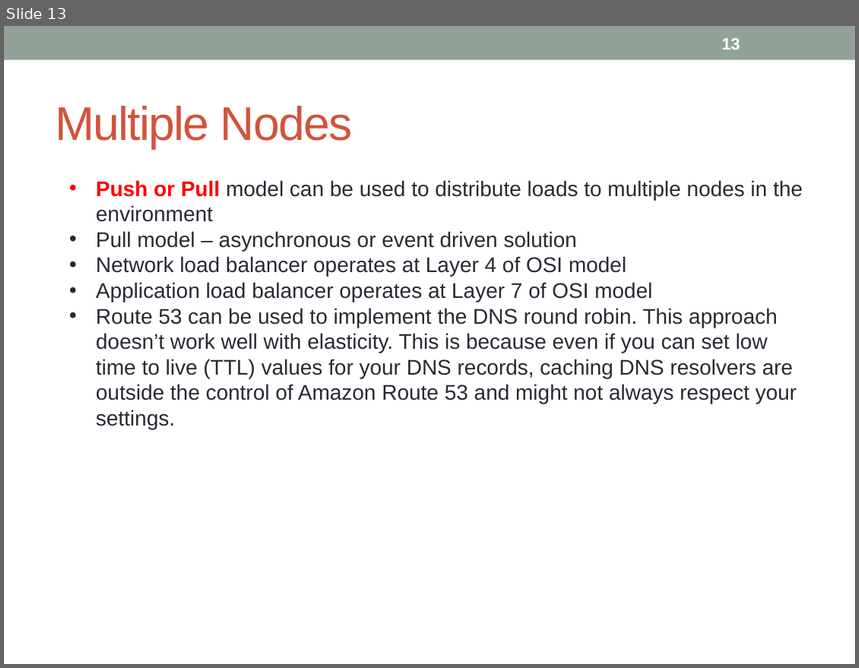
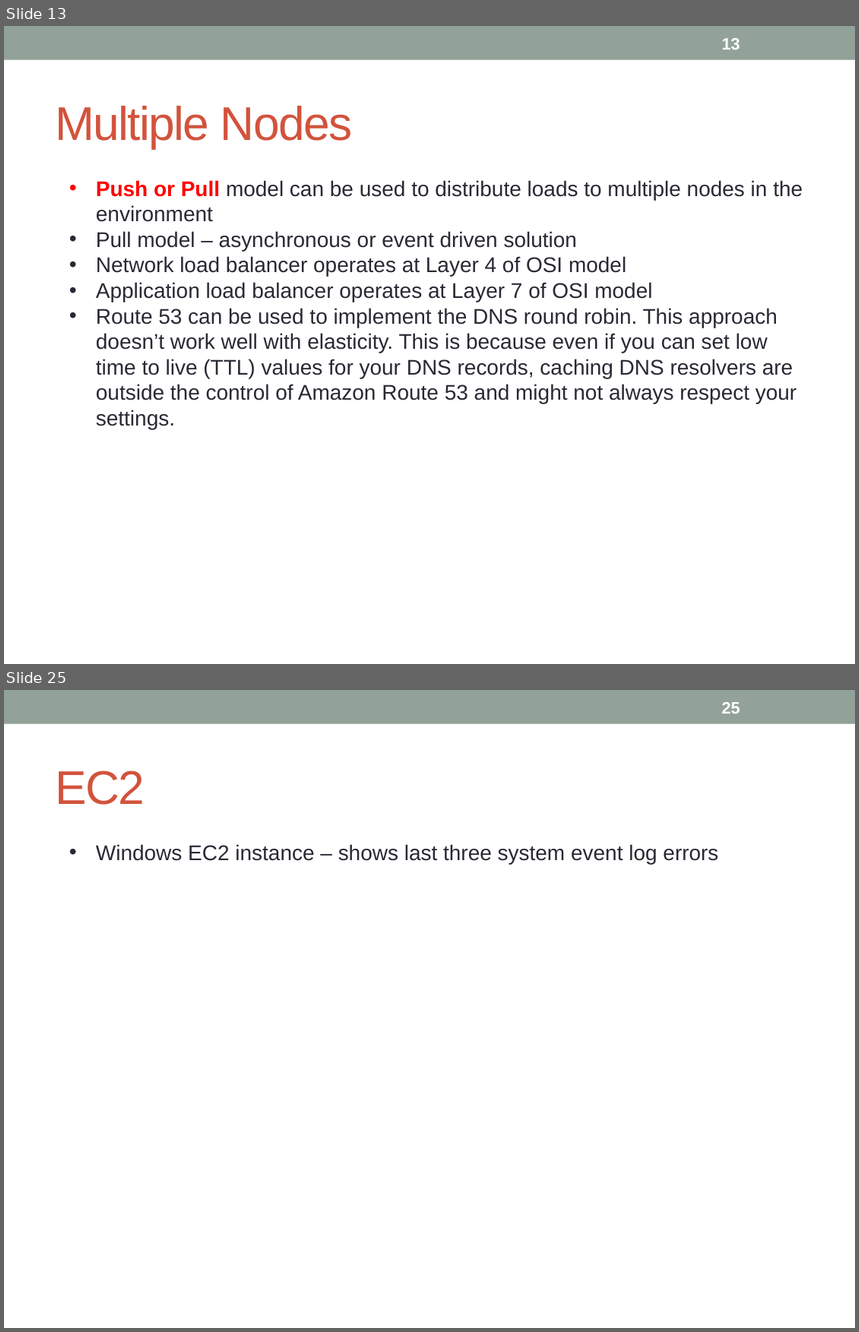
Before and after one commit to notionquest/ProjectDocumentation, a slide deck: AWS_Sysops.pptx. Shown one above the other, each under a label of ours: slide 13 before the commit, slides 13 and 25 after it; the slides between them are not shown. The pictures are 859x668 and 859x1332 pixels, drawn with LibreOffice and Linux fonts; fonts in the diff are those of the drawing. Boxes give left, top, right and bottom in pixels: in the first picture for what was removed or moved away, otherwise in the second. Text is boxed around its words. In the diff, an @@ line names an element or a change of style, - is before the commit and + after.

```diff
--- a/AWS_Sysops.pptx
+++ b/AWS_Sysops.pptx
@@ slide 25 added at (x1=4, y1=690, x2=855, y2=1328), background #FFFFFF; not listed: 1 template element that a slide beside it also shows @@
@@ page number added at (x1=722, y1=702, x2=740, y2=714), 14 pt, text #FFFFFF, bold @@
+25
@@ title added at (x1=55, y1=771, x2=145, y2=805), 40 pt, text #D2533C @@
+EC2
@@ text added at (x1=96, y1=844, x2=718, y2=864), 18 pt, text #292934 @@
+• Windows EC2 instance – shows last three system event log errors
```
Also in this commit, not shown: 4 slides changed, 9 other slides added.
